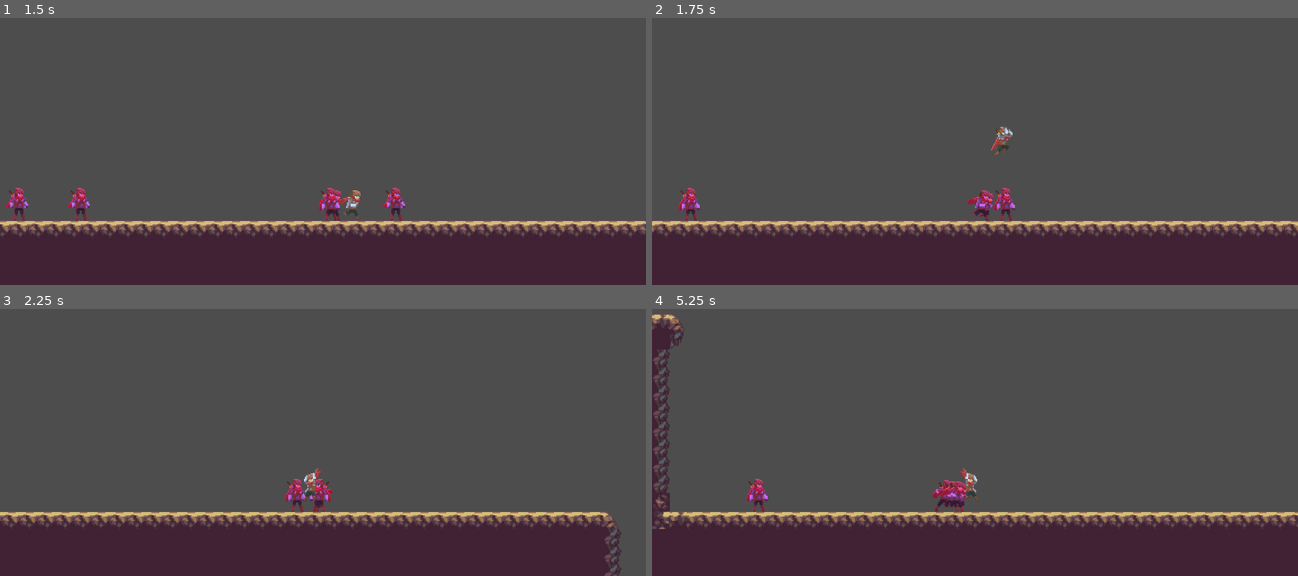
Above: before the commit, frames 1-4 (two rows, left to right).
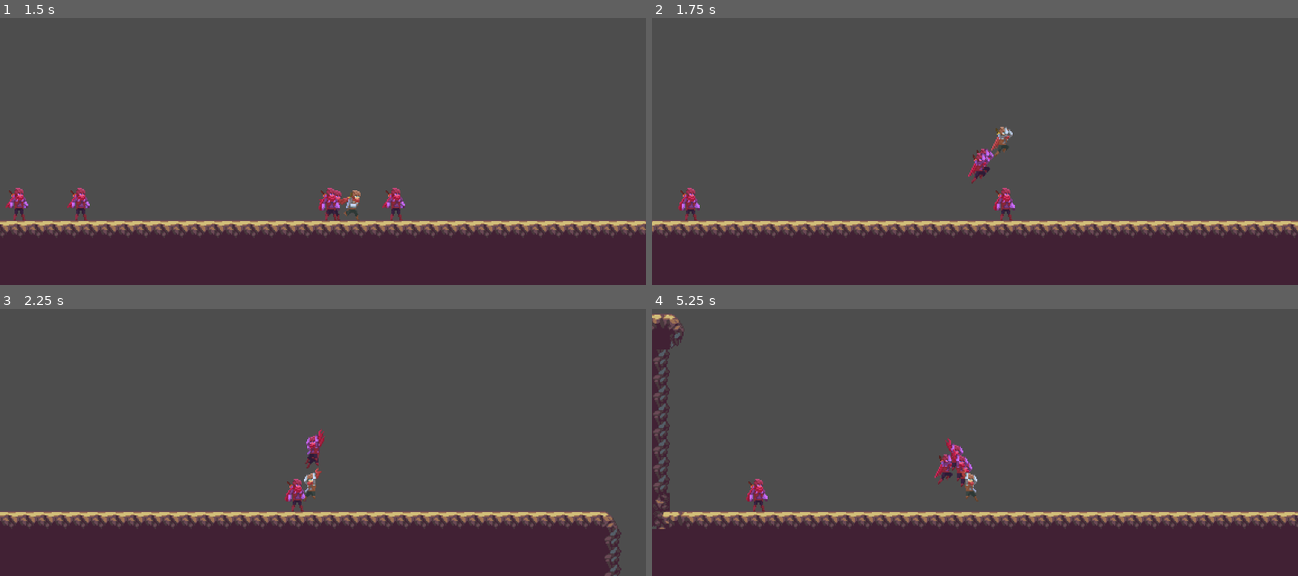
Above: after the commit, the same moments.

Repository: KevinGage/GodotPathfindingTest
Game: Godot game, scene res://world.tscn
Two runs of this game, one before a commit and one after it. Both use one fixed random seed, a clock stepped at 60 frames per second and the inputs below.
Inputs:
- Up to frame 1 (1.5 s): tap Enter (ui_accept) at 0.5, 0.77 s; hold Right (ui_right) from 0.53 s (still down)
- Up to frame 2 (1.75 s): keep holding Right (ui_right); tap Enter (ui_accept) at 1.52 s
- Up to frame 3 (2.25 s): release Right (ui_right) at 2.03 s; hold Left (ui_left) from 2.03 s (still down)
- Up to frame 4 (5.25 s): tap Enter (ui_accept) at 3.02, 3.77, 4.52 s; release Left (ui_left) at 4.28 s; hold Right (ui_right) from 4.28 s (still down)

Frame 1 is identical in both runs. In frame 2, 0.5% of the frame differs, in the area x 48-53%, y 48-76%; in frame 3, 0.5%; in frame 4, 0.9%, in the area x 43-50%, y 48-76%.

Commit message:
added some basic jump logic based on angle to nav target.  worked better than expected

Diff:
--- a/scenes/follower/follower.gd
+++ b/scenes/follower/follower.gd
@@ -37,6 +37,8 @@
 			var next_path_position: Vector2 = navigation_agent.get_next_path_position()
 			var direction = (next_path_position - global_position).normalized()
 
+			var direction_angle = rad_to_deg(direction.angle())
+
 			if direction.x < 0:
 				velocity.x = -1 * SPEED
 				$Flippables.scale.x = -1
@@ -45,8 +47,11 @@
 				velocity.x = SPEED
 				$Flippables.scale.x = 1
 				anim.play("follower_run")
-			if jump_detect_cast.is_colliding() == false and is_on_floor():
-				velocity.y = JUMP_VELOCITY
+			if is_on_floor():
+				if jump_detect_cast.is_colliding() == false and direction.y <= 0:
+					velocity.y = JUMP_VELOCITY
+				if direction_angle < -60 and direction_angle > -120:
+					velocity.y = JUMP_VELOCITY
 		else:
 			velocity.x = 0
 
